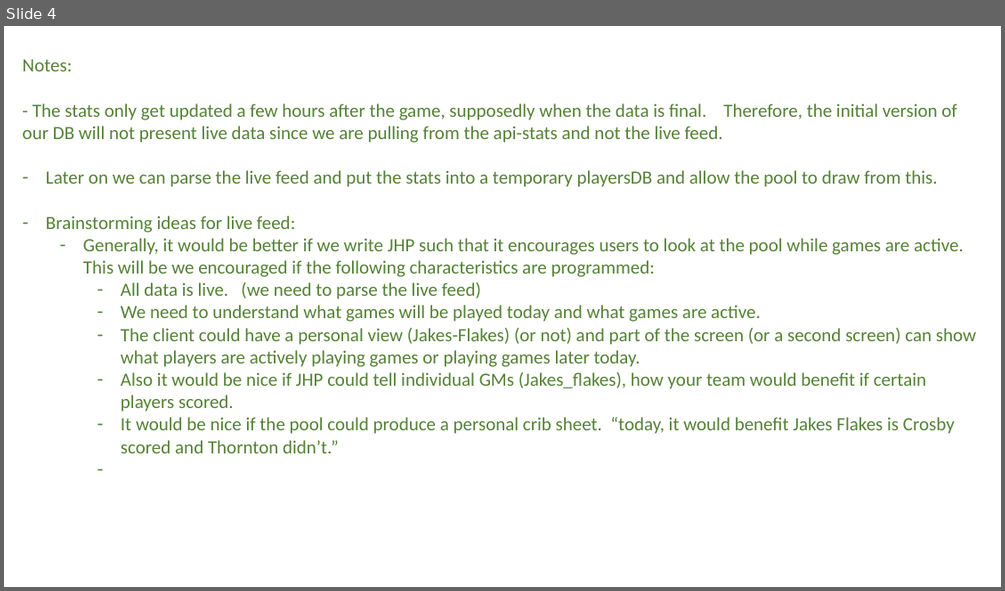
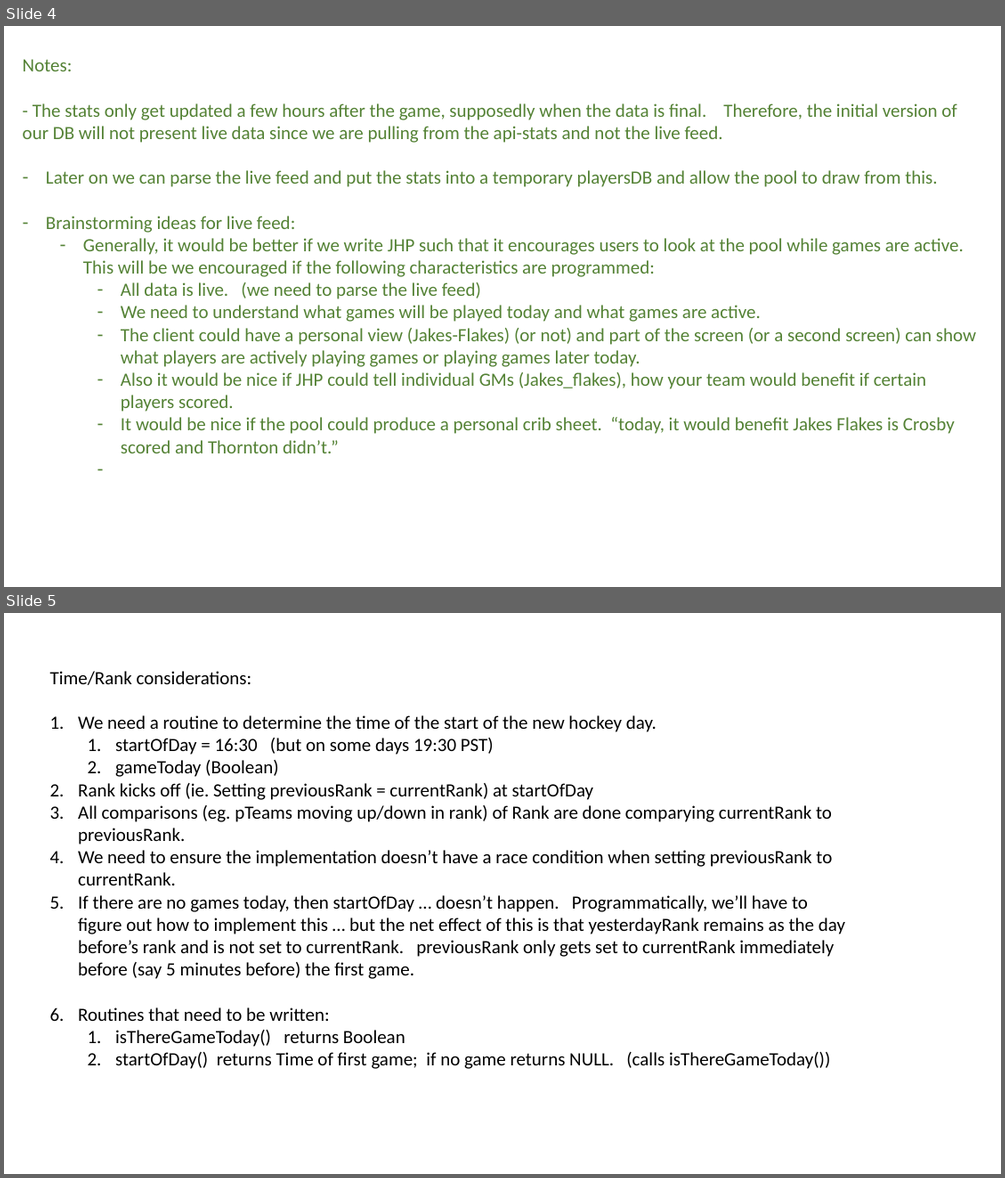
Before and after one commit to melliott18/jakes-hockey-pool, a slide deck: JHP_Design.pptx. Shown one above the other, each under a label of ours: slide 4 before the commit, slides 4 and 5 after it. The pictures are 1005x591 and 1005x1178 pixels, drawn with LibreOffice and Linux fonts; fonts in the diff are those of the drawing. Boxes give left, top, right and bottom in pixels: in the first picture for what was removed or moved away, otherwise in the second. Text is boxed around its words. In the diff, an @@ line names an element or a change of style, - is before the commit and + after.

Commit message:
rank logic added

```diff
--- a/JHP_Design.pptx
+++ b/JHP_Design.pptx
@@ slide 5 added at <box>4,613,1001,1174</box>, background #FFFFFF @@
@@ text added at <box>50,671,845,1069</box>, 18 pt, text #000000 @@
+Time/Rank considerations:
+1. We need a routine to determine the time of the start of the new hockey day.
+  1. startOfDay = 16:30 (but on some days 19:30 PST)
+  2. gameToday (Boolean)
+2. Rank kicks off (ie. Setting previousRank = currentRank) at startOfDay
+3. All comparisons (eg. pTeams moving up/down in rank) of Rank are done comparying currentRank to previousRank.
+4. We need to ensure the implementation doesn’t have a race condition when setting previousRank to currentRank.
+5. If there are no games today, then startOfDay … doesn’t happen. Programmatically, we’ll have to figure out how to implement this … but the net effect of this is that yesterdayRank remains as the day before’s rank and is not set to currentRank. previousRank only gets set to currentRank immediately before (say 5 minutes before) the first game.
+6. Routines that need to be written:
+  1. isThereGameToday() returns Boolean
+  2. startOfDay() returns Time of first game; if no game returns NULL. (calls isThereGameToday())
```
Also in this commit, not shown: 1 slide changed.
